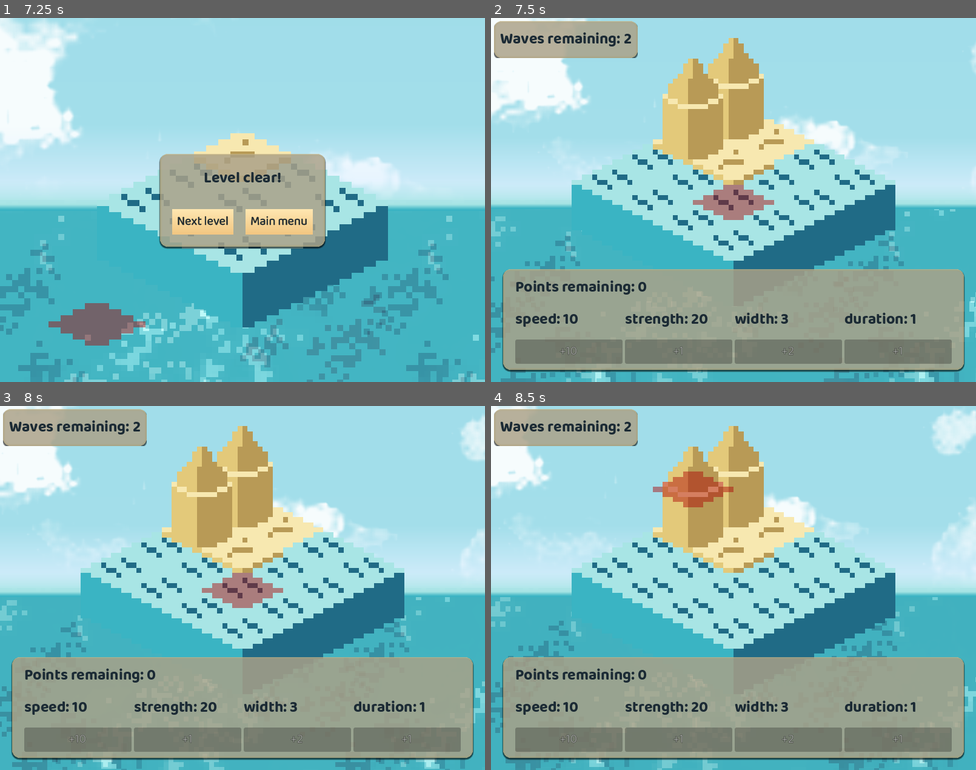
Above: before the commit, frames 1-4 (two rows, left to right).
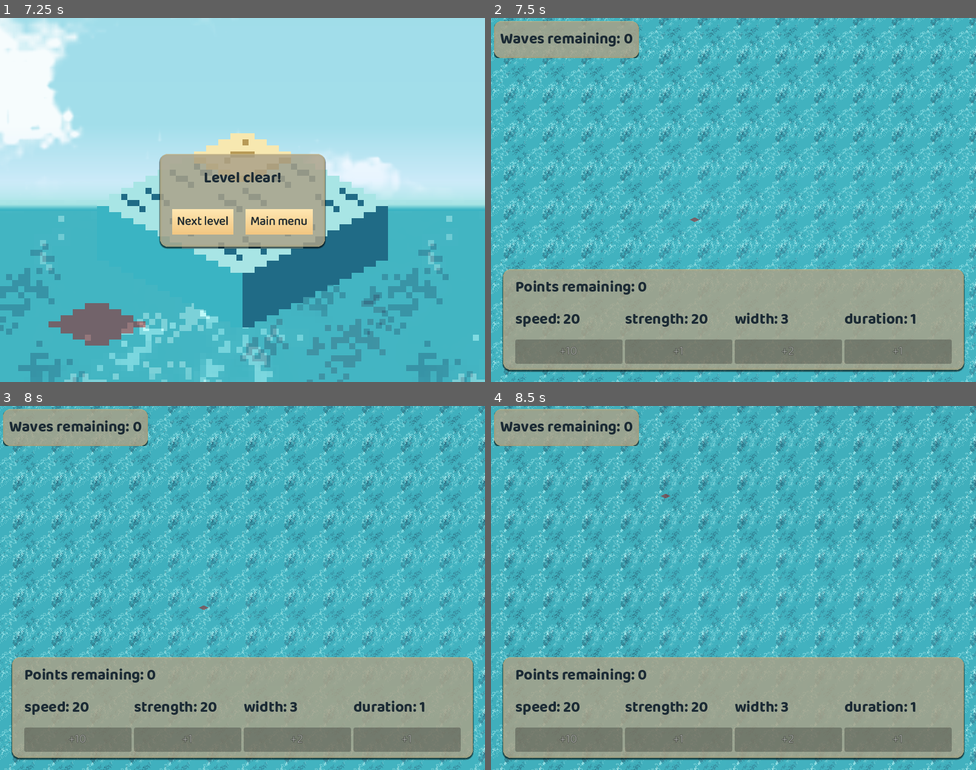
Above: after the commit, the same moments.

Repository: macmist/game-off-2025-waves
Game: Godot game, scene res://scenes/main_menu.tscn
The game is run twice, just before and just after one commit, with the same random seed, the same clock (stepped at 60 frames per second) and the same inputs.
Inputs (mouse positions are in pixels of both pictures, inside the frame that each line leads up to):
- Up to frame 1 (7.25 s): click "Start Game" at 0.5 s; move the mouse to (349, 181) at 1.27 s; click (349, 181) at 1.42 s; move the mouse to (145, 218) at 2.02 s; click (145, 218) at 2.17 s; move the mouse to (291, 119) at 2.77 s; click (291, 119) at 2.92 s; move the mouse to (218, 272) at 3.52 s; click (218, 272) at 3.67 s; move the mouse to (388, 254) at 4.27 s; click (388, 254) at 4.42 s; move the mouse to (97, 145) at 5.02 s; click (97, 145) at 5.17 s; move the mouse to (266, 200) at 5.77 s; click (266, 200) at 5.92 s; click "+10" at 6.5 s
- Up to frame 2 (7.5 s): click "Next level" at 7.25 s
- Up to frame 3 (8 s): no input
- Up to frame 4 (8.5 s): move the mouse to (660, 497) at 8.02 s; click (660, 497) at 8.17 s

Frame 1 is identical in both runs. In frame 2, 61% of the frame differs, in the area x 0-100%, y 0-100%; in frame 3, 60%; in frame 4, 60%.
Error after the commit: Attempt to call function 'get_line' in base 'null instance' on a null instance. (res://scripts/level_generator.gd:23)

Commit message:
feat: added boulder and new levels

Diff:
--- /dev/null
+++ b/components/castle/boulder.tscn
@@ -0,0 +1,14 @@
+[gd_scene load_steps=2 format=3 uid="uid://bcyasderw8wfp"]
+
+[ext_resource type="Texture2D" uid="uid://c7bue2c3akekw" path="res://sprites/boulder.png" id="1_kyak7"]
+
+[node name="Boulder" type="StaticBody2D" groups=["Boulder"]]
+z_index = 1
+
+[node name="Sprite2D" type="Sprite2D" parent="."]
+texture_filter = 1
+texture = ExtResource("1_kyak7")
+
+[node name="CollisionPolygon2D" type="CollisionPolygon2D" parent="."]
+position = Vector2(0, 10)
+polygon = PackedVector2Array(6, -5, 0, -3, -6, -5, 0, -8)
--- a/components/castle/towers/tower.tscn
+++ b/components/castle/towers/tower.tscn
@@ -1,10 +1,8 @@
-[gd_scene load_steps=5 format=3 uid="uid://c8aix32v1ygx8"]
+[gd_scene load_steps=4 format=3 uid="uid://c8aix32v1ygx8"]
 
 [ext_resource type="Script" path="res://scripts/tower.gd" id="1_wqo2f"]
 [ext_resource type="PackedScene" uid="uid://qj2sytwjyhum" path="res://components/castle/towers/tower_top.tscn" id="2_flng0"]
 [ext_resource type="PackedScene" uid="uid://8u2ic1rm7yu5" path="res://components/castle/towers/tower_middle.tscn" id="3_7a5un"]
-
-[sub_resource type="RectangleShape2D" id="RectangleShape2D_yfuoc"]
 
 [node name="Tower" type="RigidBody2D"]
 z_index = 1
@@ -21,5 +19,6 @@
 z_index = 1
 z_as_relative = false
 
-[node name="CollisionShape2D" type="CollisionShape2D" parent="."]
-shape = SubResource("RectangleShape2D_yfuoc")
+[node name="CollisionPolygon2D" type="CollisionPolygon2D" parent="."]
+position = Vector2(0, 10)
+polygon = PackedVector2Array(6, -5, 0, -3, -6, -5, 0, -8)
--- a/project.godot
+++ b/project.godot
@@ -29,6 +29,7 @@
 
 Wave=""
 Tower=""
+Boulder=""
 
 [gui]
 
--- a/scripts/game.gd
+++ b/scripts/game.gd
@@ -15,6 +15,7 @@
 var max_level: EditableInt = EditableInt.new(0)
 
 const MAIN_MENU_SCENE = "res://scenes/main_menu.tscn"
+const LEVEL_SCENE = "res://scenes/game_scene.tscn"
 
 func try_game_over():
 	if num_of_waves.current == 0 &&  get_tree().get_node_count_in_group("Wave") <= 1:
@@ -24,7 +25,7 @@
 			level_failed.emit(level.current)
 
 func begin_level():
-	start_level.emit(level.current)
+	get_tree().change_scene_to_file(LEVEL_SCENE)
 
 func main_menu():
 	get_tree().change_scene_to_file(MAIN_MENU_SCENE)
--- a/scripts/level_generator.gd
+++ b/scripts/level_generator.gd
@@ -16,6 +16,8 @@
 
 
 const TOWER = preload("res://components/castle/towers/tower.tscn")
+const BOULDER = preload("res://components/castle/boulder.tscn")
+
 func read_level(path: String) -> Dictionary:
 	var file = FileAccess.open(path, FileAccess.READ)
 	var num_of_waves = int(file.get_line())
@@ -29,7 +31,7 @@
 		var content = file.get_line()
 		tiles.append([])
 		for x in content:
-			tiles[y].append(int(x))
+			tiles[y].append(x)
 	var res =  {"width": width, "height": height, "tiles": tiles, "num_of_waves": num_of_waves}
 	res.merge(config)
 	return res
@@ -52,23 +54,28 @@
 
 	for h in range(height):
 		for w in range(width):
+			var cell_position = Vector2(w, h)
 			var atlas = land_atlas
 			var t = tiles[h][w]
 			match t:
-				0:
+				"w":
 					atlas = water_atlas
-				1:
+				"r":
 					atlas = ne_border_atlas
-				2:
+				"l":
 					atlas = nw_border_atlas
+				"b":
+					atlas = land_atlas
+					add_boulder(cell_position)
 				_:
 					atlas = land_atlas
 
-			var cell_position = Vector2(w, h)
+
 			set_cell(cell_position, 0, atlas)
-			if t >= 4:
-				height = t - 3 # 4 is a tower of size 1
-				add_tower(cell_position, height)
+			if t.is_valid_int():
+				var tower_height = int(t)
+				add_tower(cell_position, tower_height)
+
 
 func add_tower(cell_position: Vector2, height: int):
 	var global = map_to_local(cell_position)
@@ -77,6 +84,11 @@
 	tower.size = height
 	add_child(tower)
 
+func add_boulder(cell_position: Vector2):
+	var global = map_to_local(cell_position)
+	var tower = BOULDER.instantiate()
+	tower.position = global + Vector2(0, -4)
+	add_child(tower)
 
 func _ready() -> void:
 	if main_menu:
--- a/scripts/tower.gd
+++ b/scripts/tower.gd
@@ -24,18 +24,16 @@
 func build():
 	var total_tiles = size
 	var total_height = total_tiles * tile_size.y / 2
-	var points: Array[Vector2] = []
 
 	for i in range(size):
 		var middle = tower_middle.instantiate()
 		middle.position = Vector2(0, - i * tile_size.y / 2)
 		layers.add_child(middle)
-		points.append(middle.position)
 
 	var top = tower_top.instantiate()
 	top.position = Vector2(0, -total_height)
 	layers.add_child(top)
-	_update_collision_shape()
+
 
 func _update_collision_shape() -> void:
 	var collisions = find_children("*", "CollisionShape2D")
--- a/scripts/wave_part.gd
+++ b/scripts/wave_part.gd
@@ -22,3 +22,5 @@
 			health -= touch
 		if health <= 0:
 			hit()
+	if body.is_in_group("Boulder"):
+		hit()
Not shown, changed: levels/level_0.txt
Not shown, changed: levels/level_2.txt
Not shown, changed: levels/level_4.txt
Not shown, changed: levels/level_5.txt
Not shown, added: levels/level_6.txt
Not shown, changed: levels/level_7.txt
Not shown, changed: levels/main_menu.txt
Binary file added: sprites/boulder.png
Not shown, added: sprites/boulder.png.import
Not shown, changed: .DS_Store
Not shown, changed: todolist.md
